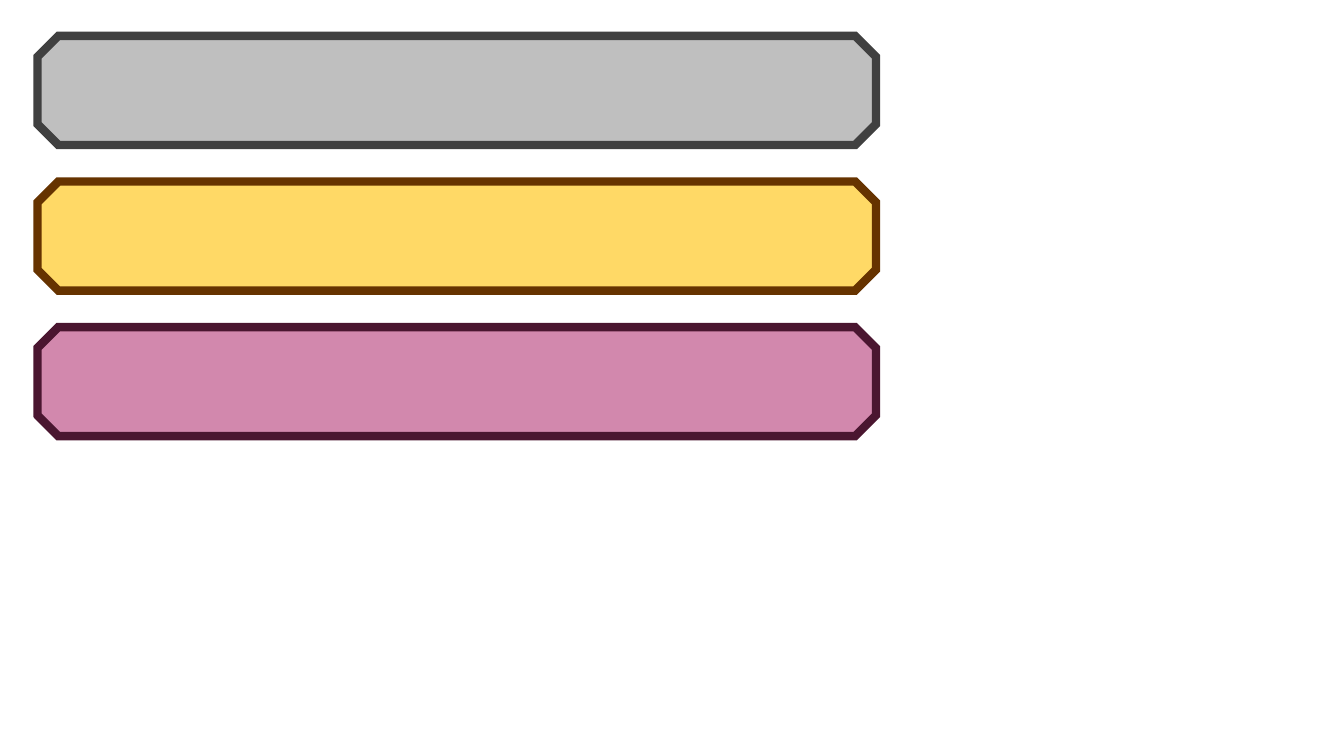
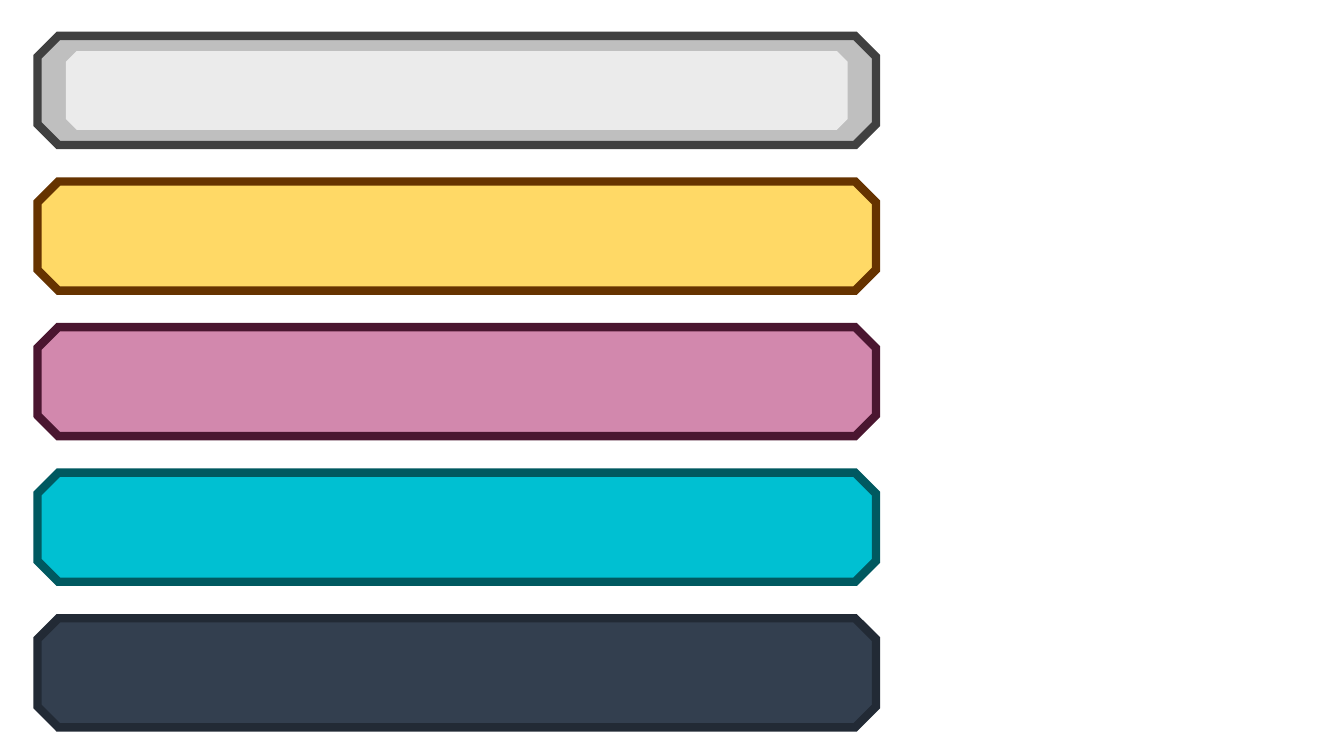
Before and after one commit to Tatelier/TatelierDefault, a slide deck: slide 1 of Resources/Theme/v1/SongSelect/Category/Default/ItemBackground.pptx. Drawn at 1344x756 pixels with LibreOffice and Linux fonts; fonts in the diff are those of the drawing. Boxes give left, top, right and bottom in pixels: in the first picture for what was removed or moved away, otherwise in the second. Text is boxed around its words. In the diff, an @@ line names an element or a change of style, - is before the commit and + after.

```diff
--- a/Resources/Theme/v1/SongSelect/Category/Default/ItemBackground.pptx
+++ b/Resources/Theme/v1/SongSelect/Category/Default/ItemBackground.pptx
@@ octagon added at [66,51,847,130], fill #FFFFFF at 70% opacity @@
@@ octagon added at [37,473,876,582], fill #00C0D2, outline #005960 6 pt @@
@@ octagon added at [37,618,876,727], fill #333F50, outline #222A35 6 pt @@
```
Also in this commit, not shown: 1 slide added, 2 other files.
